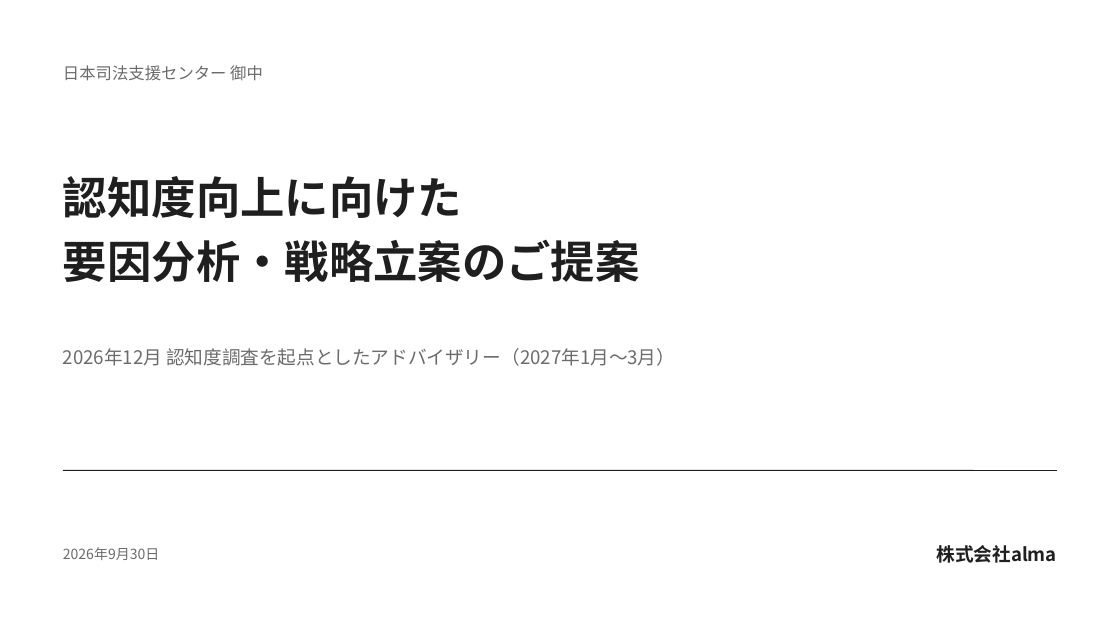
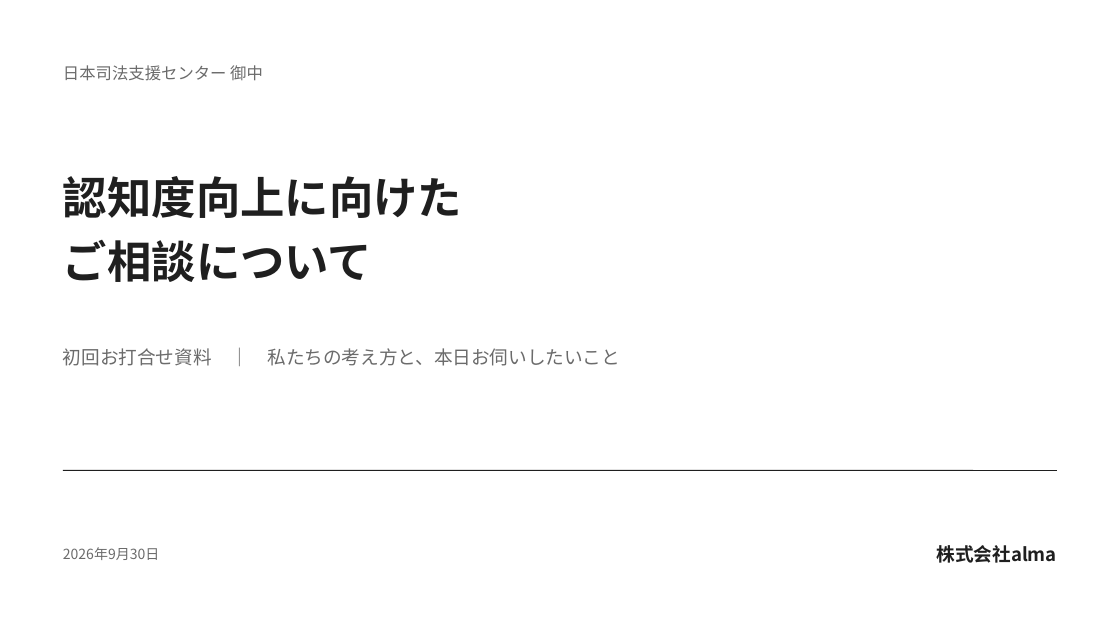
Before and after one commit to araiezes-ai/my-website, a slide deck: slide 1 of proposals/alma_houterasu_proposal_20260930.pptx. Drawn at 1120x630 pixels with LibreOffice and Linux fonts; fonts in the diff are those of the drawing. Boxes give left, top, right and bottom in pixels: in the first picture for what was removed or moved away, otherwise in the second. Text is boxed around its words. In the diff, an @@ line names an element or a change of style, - is before the commit and + after.

```diff
--- a/proposals/alma_houterasu_proposal_20260930.pptx
+++ b/proposals/alma_houterasu_proposal_20260930.pptx
@@ text at [63,240,372,282]: text changed @@
-要因分析・戦略立案のご提案
+ご相談について
@@ text at [63,348,621,366]: text changed @@
-2026年12月 認知度調査を起点としたアドバイザリー（2027年1月〜3月）
+初回お打合せ資料 ｜ 私たちの考え方と、本日お伺いしたいこと
```
Also in this commit, not shown: 4 other slides changed, 6 slides added, 10 slides removed.
